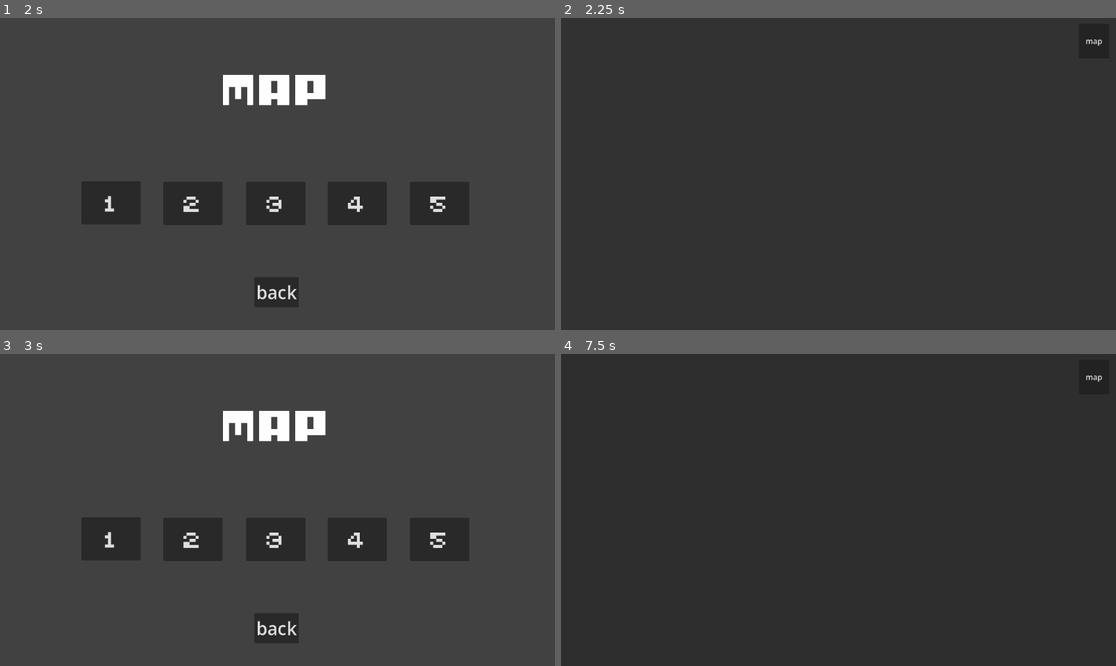
Above: before the commit, frames 1-4 (two rows, left to right).
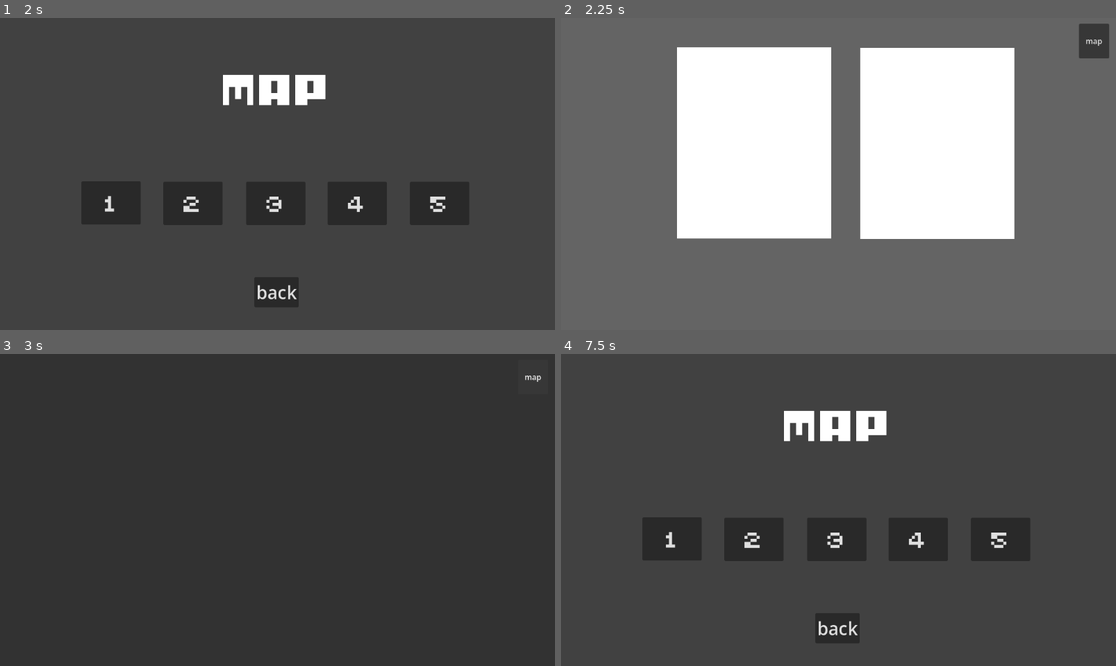
Above: after the commit, the same moments.

Repository: Hikmah999/Hikmah12DGT
Game: Godot game, scene res://scenes/homescreen.tscn
The game is run twice, just before and just after one commit, with the same random seed, the same clock (stepped at 60 frames per second) and the same inputs.
Inputs (mouse positions are in pixels of both pictures, inside the frame that each line leads up to):
- Up to frame 1 (2 s): click "START" at 0.5 s; click "PLAY: TUTORIAL (ON/OFF)" at 1.25 s
- Up to frame 2 (2.25 s): click "1" at 2 s
- Up to frame 3 (3 s): click "map" at 2.75 s
- Up to frame 4 (7.5 s): click (1093, 375) at 3.5 s, where only the run after the commit has a clickable "map"; click "2" at 4.25 s; click "map" at 5 s; click "3" at 5.75 s; click "map" at 6.5 s; click "4" (after the commit: "map") at 7.25 s

Frame 1 is identical in both runs. In frame 2, 99% of the frame differs, in the area x 0-100%, y 0-100%; in frame 3, 1.9%; in frame 4, 2.5%.

Commit message:
character

Diff:
--- /dev/null
+++ b/new-game-project/Characters.tscn
@@ -0,0 +1,50 @@
+[gd_scene format=3 uid="uid://4esvy86q8h8w"]
+
+[ext_resource type="Script" uid="uid://b6iedmfe5u7vh" path="res://level_3_map.gd" id="1_sg6r2"]
+
+[node name="Characters" type="Control" unique_id=1431580309]
+layout_mode = 3
+anchors_preset = 15
+anchor_right = 1.0
+anchor_bottom = 1.0
+grow_horizontal = 2
+grow_vertical = 2
+
+[node name="ColorRect" type="ColorRect" parent="." unique_id=1781503932]
+layout_mode = 1
+anchors_preset = 15
+anchor_right = 1.0
+anchor_bottom = 1.0
+grow_horizontal = 2
+grow_vertical = 2
+color = Color(0.39308554, 0.3930855, 0.39308548, 1)
+
+[node name="Label" type="Label" parent="." unique_id=452775118]
+layout_mode = 0
+offset_right = 40.0
+offset_bottom = 23.0
+
+[node name="ColorRect2" type="ColorRect" parent="." unique_id=1513259543]
+layout_mode = 0
+offset_left = 241.0
+offset_top = 61.0
+offset_right = 561.0
+offset_bottom = 458.0
+
+[node name="ColorRect2" type="ColorRect" parent="ColorRect2" unique_id=362148127]
+layout_mode = 0
+offset_left = 380.0
+offset_top = 1.0
+offset_right = 700.0
+offset_bottom = 398.0
+
+[node name="character map" type="Button" parent="." unique_id=1303265817]
+layout_mode = 0
+offset_left = 1075.0
+offset_top = 12.0
+offset_right = 1138.0
+offset_bottom = 84.0
+text = "map"
+script = ExtResource("1_sg6r2")
+
+[connection signal="pressed" from="character map" to="character map" method="_on_pressed"]
--- a/new-game-project/level_1.tscn
+++ b/new-game-project/level_1.tscn
@@ -2,7 +2,7 @@
 
 [ext_resource type="Script" uid="uid://cga8t7fc2xrgi" path="res://level_1_map.gd" id="1_3hls8"]
 
-[node name="Level 1" type="Control" unique_id=74430685]
+[node name="level 1" type="Control" unique_id=74430685]
 layout_mode = 3
 anchors_preset = 15
 anchor_right = 1.0
@@ -19,7 +19,7 @@
 grow_vertical = 2
 color = Color(0.19793725, 0.19793722, 0.19793722, 1)
 
-[node name="level 1 map" type="Button" parent="." unique_id=1009447165]
+[node name="level 1  map" type="Button" parent="." unique_id=1009447165]
 layout_mode = 0
 offset_left = 1075.0
 offset_top = 12.0
@@ -28,4 +28,4 @@
 text = "map"
 script = ExtResource("1_3hls8")
 
-[connection signal="pressed" from="level 1 map" to="level 1 map" method="_on_pressed"]
+[connection signal="pressed" from="level 1  map" to="level 1  map" method="_on_pressed"]
--- a/new-game-project/level_1_button.gd
+++ b/new-game-project/level_1_button.gd
@@ -12,4 +12,4 @@
 
 
 func _on_pressed() -> void:
-	get_tree().change_scene_to_file("res://level_1.tscn")
+	get_tree().change_scene_to_file("res://Characters.tscn")
--- a/new-game-project/level_3_map.gd
+++ b/new-game-project/level_3_map.gd
@@ -12,4 +12,4 @@
 
 
 func _on_pressed() -> void:
-	get_tree().change_scene_to_file("res://map.tscn")
+	get_tree().change_scene_to_file("res://level_1.tscn")
--- /dev/null
+++ b/new-game-project/main.tscn
@@ -0,0 +1,16 @@
+[gd_scene format=3 uid="uid://cqow47bch5ocs"]
+
+[ext_resource type="PackedScene" uid="uid://cay2rojxbr5my" path="res://player_1.tscn" id="1_ig7tw"]
+
+[sub_resource type="WorldBoundaryShape2D" id="WorldBoundaryShape2D_0xm2m"]
+
+[node name="Main" type="Node2D" unique_id=1178266281]
+
+[node name="Player 1" parent="." unique_id=345654706 instance=ExtResource("1_ig7tw")]
+position = Vector2(125, 64)
+
+[node name="StaticBody2D" type="StaticBody2D" parent="." unique_id=1563867700]
+
+[node name="CollisionShape2D" type="CollisionShape2D" parent="StaticBody2D" unique_id=2009995385]
+position = Vector2(251, 313)
+shape = SubResource("WorldBoundaryShape2D_0xm2m")
--- /dev/null
+++ b/new-game-project/player_1.gd
@@ -0,0 +1,25 @@
+extends CharacterBody2D
+
+
+const SPEED = 300.0
+const JUMP_VELOCITY = -400.0
+
+
+func _physics_process(delta: float) -> void:
+	# Add the gravity.
+	if not is_on_floor():
+		velocity += get_gravity() * delta
+
+	# Handle jump.
+	if Input.is_action_just_pressed("ui_accept") and is_on_floor():
+		velocity.y = JUMP_VELOCITY
+
+	# Get the input direction and handle the movement/deceleration.
+	# As good practice, you should replace UI actions with custom gameplay actions.
+	var direction := Input.get_axis("ui_left", "ui_right")
+	if direction:
+		velocity.x = direction * SPEED
+	else:
+		velocity.x = move_toward(velocity.x, 0, SPEED)
+
+	move_and_slide()
--- /dev/null
+++ b/new-game-project/player_1.tscn
@@ -0,0 +1,18 @@
+[gd_scene format=3 uid="uid://cay2rojxbr5my"]
+
+[ext_resource type="Script" uid="uid://e3m0bp4nidda" path="res://player_1.gd" id="1_bxx23"]
+[ext_resource type="Texture2D" uid="uid://js88my7kxc2n" path="res://brighteyes IDLE.png" id="2_qh3su"]
+
+[sub_resource type="RectangleShape2D" id="RectangleShape2D_buxg0"]
+size = Vector2(54, 106)
+
+[node name="Player 1" type="CharacterBody2D" unique_id=345654706]
+script = ExtResource("1_bxx23")
+
+[node name="Sprite2D" type="Sprite2D" parent="." unique_id=1702343127]
+position = Vector2(124, 124)
+texture = ExtResource("2_qh3su")
+
+[node name="CollisionShape2D" type="CollisionShape2D" parent="." unique_id=448793952]
+position = Vector2(124, 111)
+shape = SubResource("RectangleShape2D_buxg0")
Binary file added: new-game-project/brighteyes IDLE.gif
Binary file added: new-game-project/brighteyes IDLE.png
Not shown, added: new-game-project/brighteyes IDLE.png.import
Binary file added: new-game-project/brighteyes png.png
Not shown, added: new-game-project/brighteyes png.png.import
Not shown, added: new-game-project/player_1.gd.uid
Binary file added: new-game-project/scenes/brighteyes IDLE.gif
Not shown, added: new-game-project/brighteyes IDLE-20260609-131459.piskel
Not shown, added: new-game-project/shed-chicken IDLE-20260609-132136.piskel
